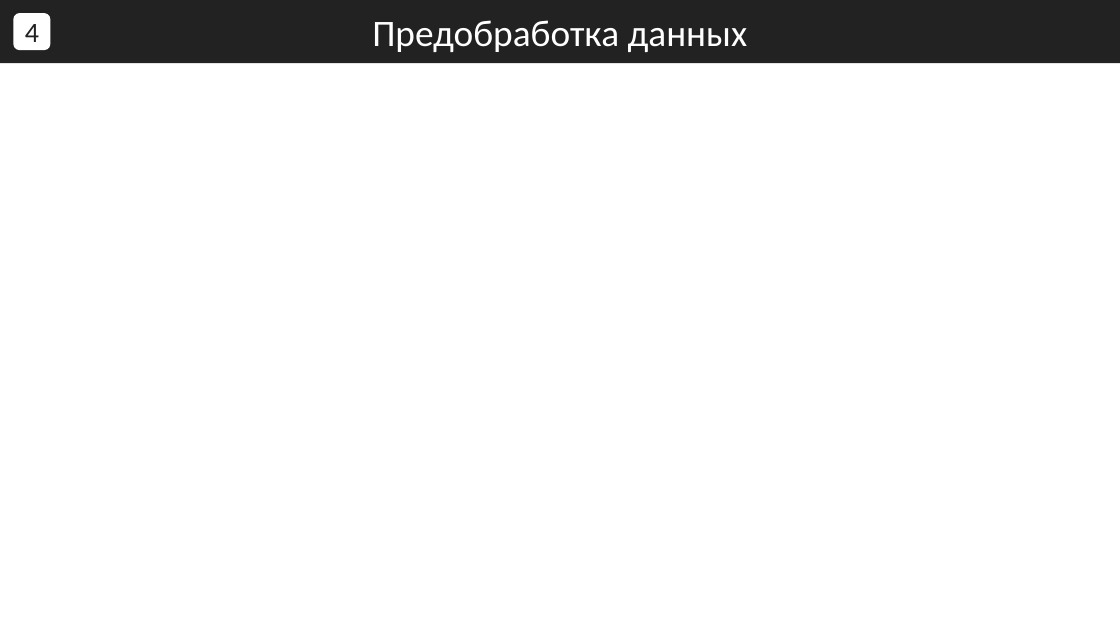
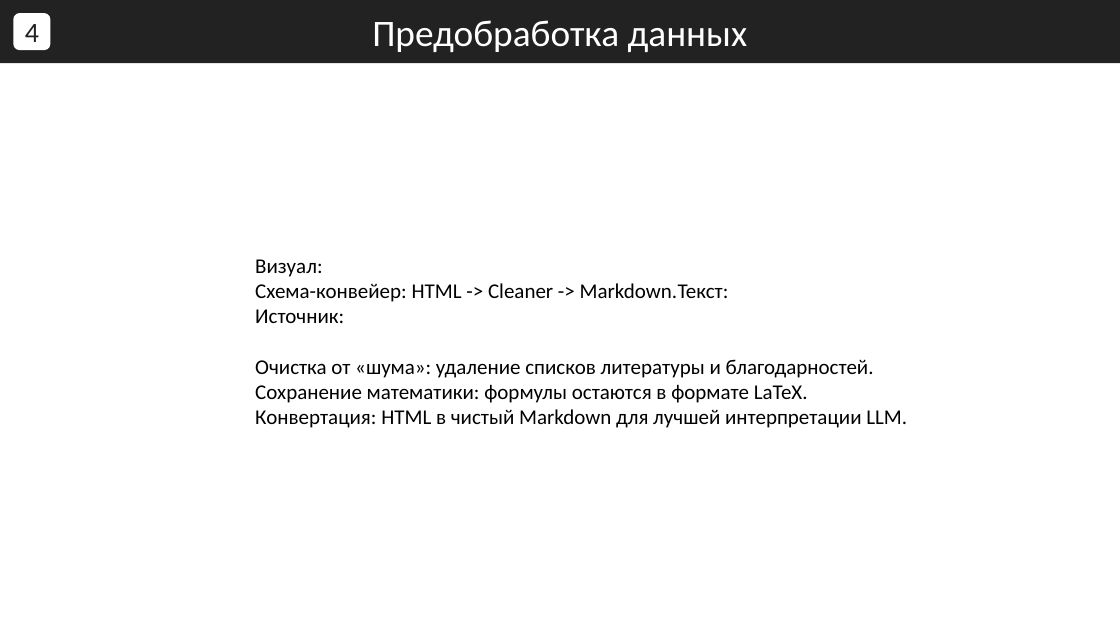
Before and after one commit to ConstDemi/ragarxiv, a slide deck: slide 4 of arXiv_Presentation.pptx. Drawn at 1120x630 pixels with LibreOffice and Linux fonts; fonts in the diff are those of the drawing. Boxes give left, top, right and bottom in pixels: in the first picture for what was removed or moved away, otherwise in the second. Text is boxed around its words. In the diff, an @@ line names an element or a change of style, - is before the commit and + after.

```diff
--- a/arXiv_Presentation.pptx
+++ b/arXiv_Presentation.pptx
@@ text added at bbox=[255, 259, 907, 428], 18 pt, text #000000 @@
+Визуал:
+Схема-конвейер: HTML -> Cleaner -> Markdown.Текст:
+Источник:
+Очистка от «шума»: удаление списков литературы и благодарностей.
+Сохранение математики: формулы остаются в формате LaTeX.
+Конвертация: HTML в чистый Markdown для лучшей интерпретации LLM.
```
Also in this commit, not shown: 8 other slides changed, 1 slide added, 4 slides removed.
